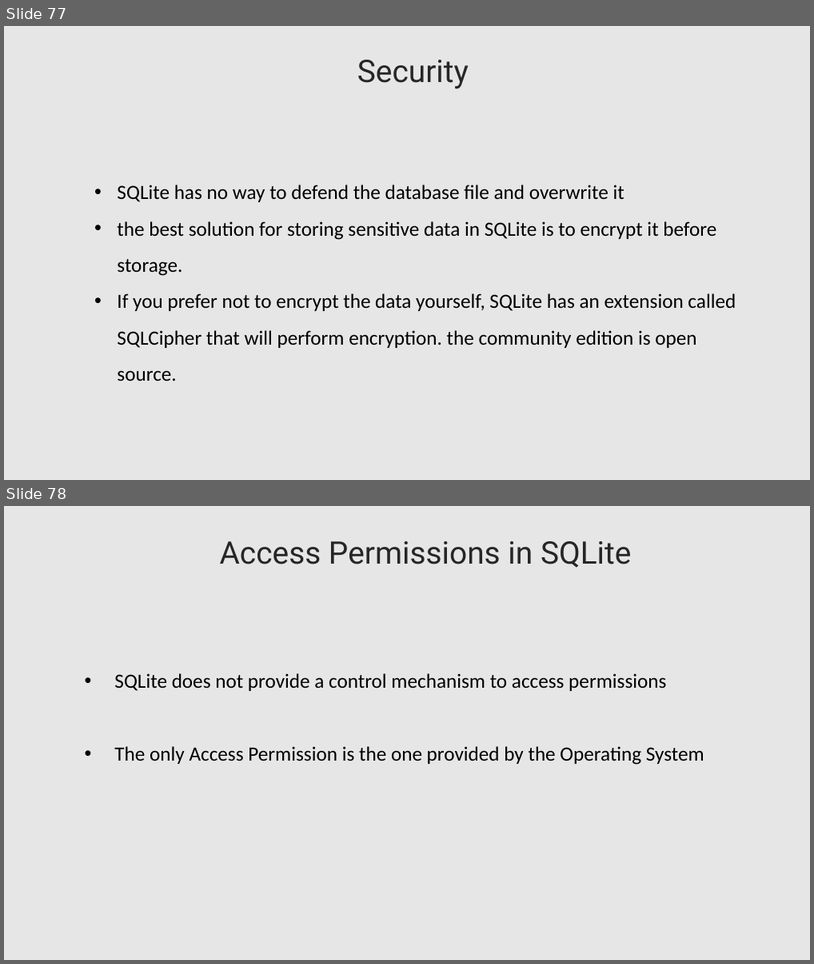
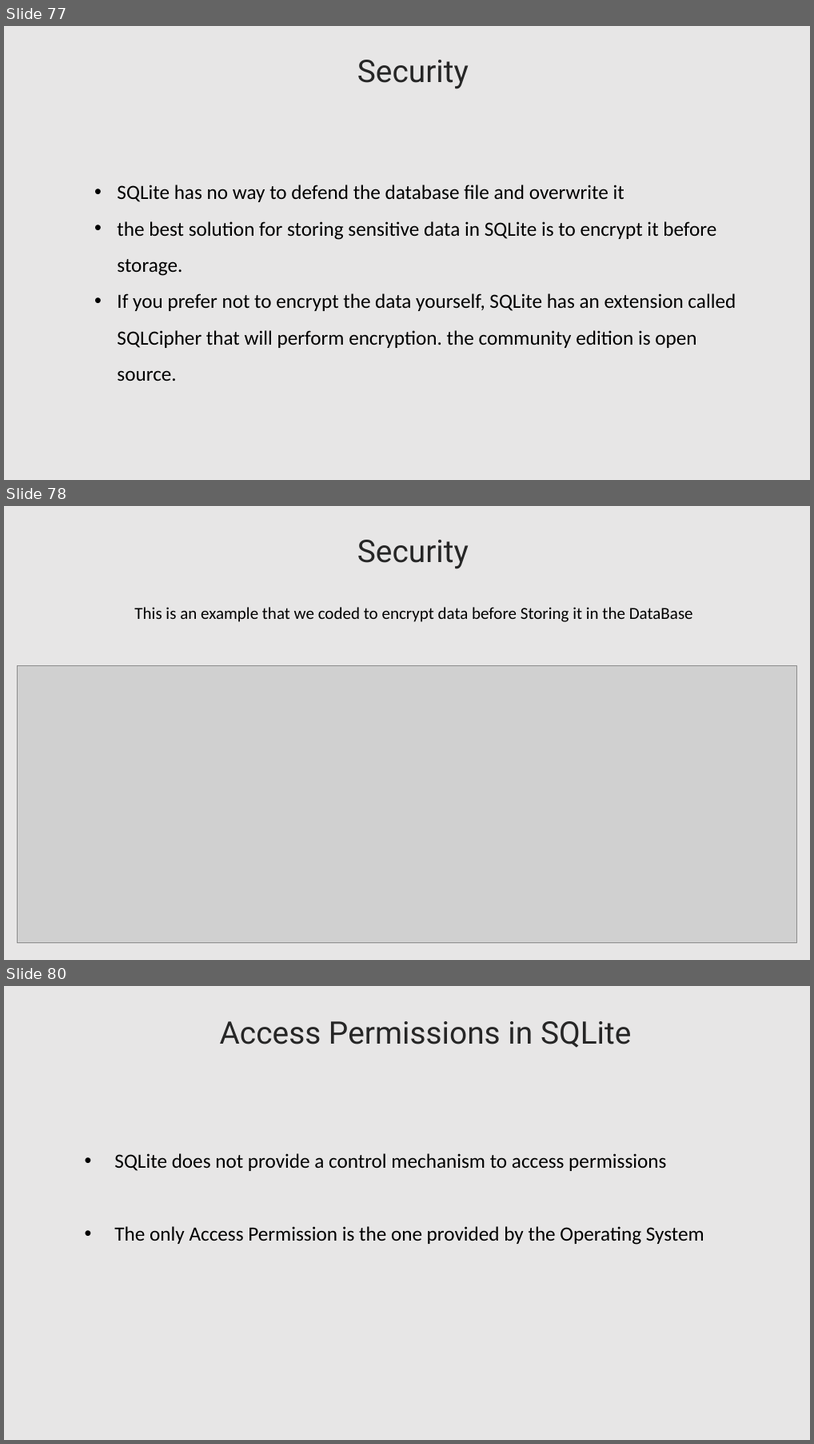
Before and after one commit to lahcenrahlaoui/Wingardium_Leviosaaaa, a slide deck: Presentation-projet-SQLite [Autosaved].pptx. Shown one above the other, each under a label of ours: slides 77 and 78 before the commit, slides 77, 78 and 80 after it; the slides between them are not shown. The pictures are 814x964 and 814x1444 pixels, drawn with LibreOffice and Linux fonts; fonts in the diff are those of the drawing; grey boxes stand for pictures. Boxes give left, top, right and bottom in pixels: in the first picture for what was removed or moved away, otherwise in the second. Text is boxed around its words. In the diff, an @@ line names an element or a change of style, - is before the commit and + after.

```diff
--- a/Presentation-projet-SQLite [Autosaved].pptx
+++ b/Presentation-projet-SQLite [Autosaved].pptx
@@ slide 78 added at [4,506,810,960], background #E7E6E6 @@
@@ text added at [358,540,469,569], 37 pt, text #262626 @@
+Security
@@ text added at [134,607,694,622], 20 pt, text #000000 @@
+This is an example that we coded to encrypt data before Storing it in the DataBase
@@ picture added at [18,665,797,942] @@
@@ what was slide 78 is now slide 80 @@
```
Also in this commit, not shown: 1 other slide added.
